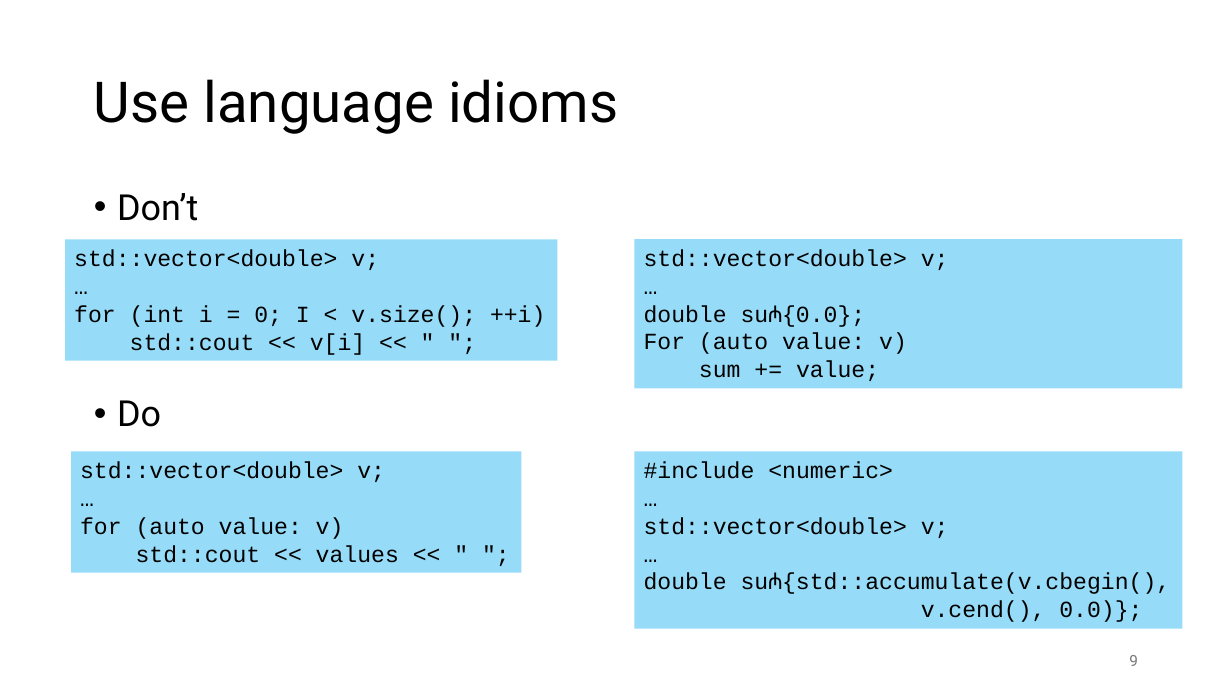
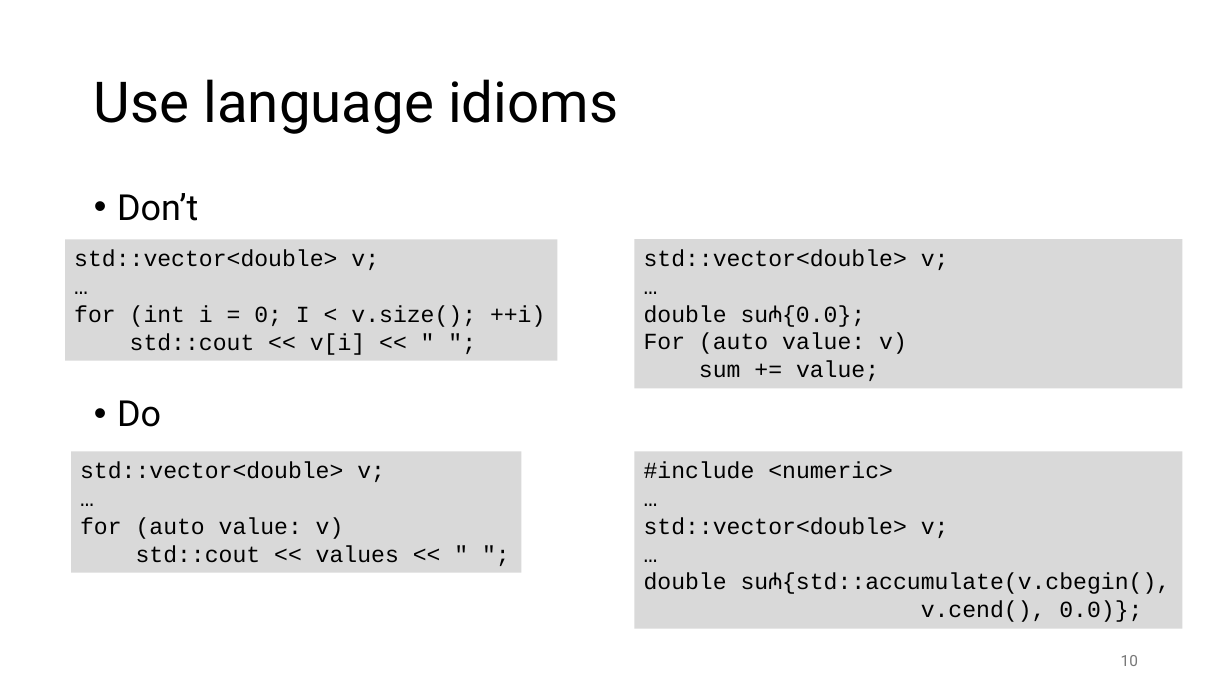
Before and after one commit to gjbex/C-plus-plus-software-engineering, a slide deck: slide 10 of cpp_software_engineering.pptx (slide 9 before the commit). Drawn at 1232x693 pixels with LibreOffice and Linux fonts; fonts in the diff are those of the drawing. Boxes give left, top, right and bottom in pixels: in the first picture for what was removed or moved away, otherwise in the second. Text is boxed around its words. In the diff, an @@ line names an element or a change of style, - is before the commit and + after.

```diff
--- a/cpp_software_engineering.pptx
+++ b/cpp_software_engineering.pptx
@@ fill #96DCF8 to #D9D9D9 in 4 elements at (65, 239, 557, 360), (635, 239, 1183, 389), (71, 451, 522, 572), (635, 451, 1183, 628) @@
@@ page number at (1121, 655, 1138, 666): text changed @@
-9
+10
```
Also in this commit, not shown: 2 other slides changed, 9 slides added, 1 slide removed.
